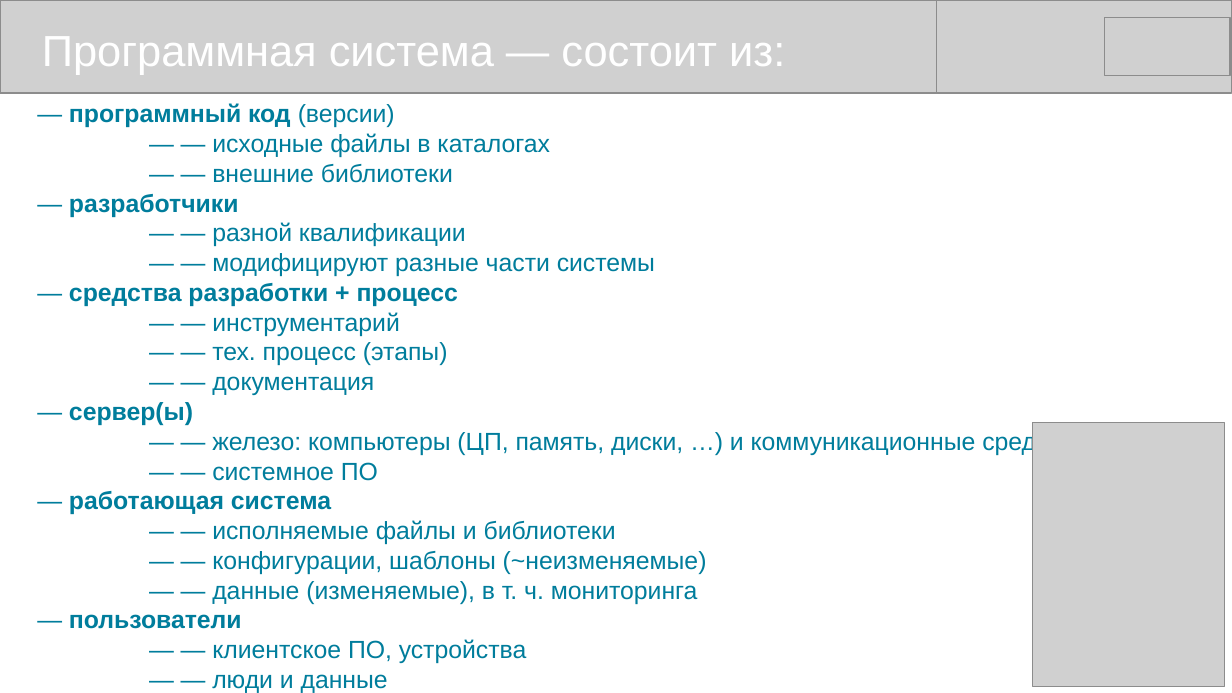
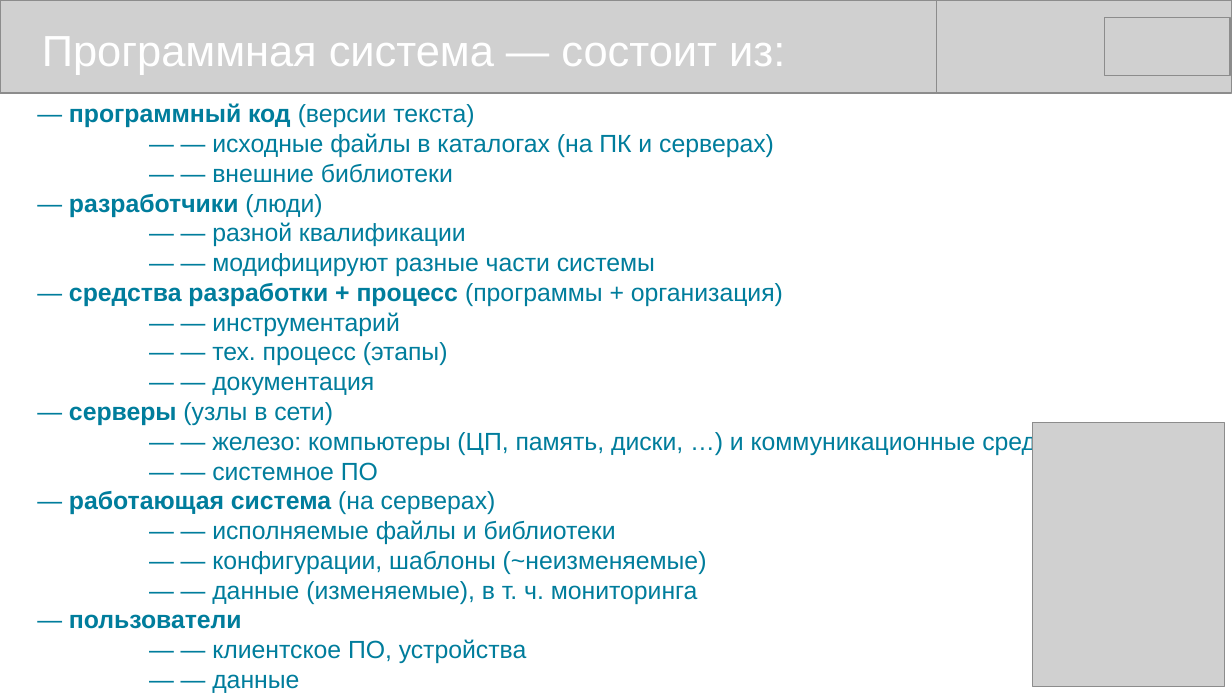
Before and after one commit to mike-shock/Go_language, a slide deck: slide 2 of view/Go_View.odp. Drawn at 1232x693 pixels with LibreOffice and Linux fonts; fonts in the diff are those of the drawing; grey boxes stand for pictures. Boxes give left, top, right and bottom in pixels: in the first picture for what was removed or moved away, otherwise in the second. Text is boxed around its words. In the diff, an @@ line names an element or a change of style, - is before the commit and + after.

```diff
--- a/view/Go_View.odp
+++ b/view/Go_View.odp
@@ text at (69, 103, 774, 157): text changed @@
-— программный код (версии)
-— — исходные файлы в каталогах
+— программный код (версии текста)
+— — исходные файлы в каталогах (на ПК и серверах)
@@ text at (69, 194, 322, 217): text changed @@
-— разработчики
+— разработчики (люди)
@@ text at (69, 283, 783, 306): text changed @@
-— средства разработки + процесс
+— средства разработки + процесс (программы + организация)
@@ text at (69, 402, 333, 425): text changed; bold off @@
-— сервер(ы)
+— серверы (узлы в сети)
@@ text at (69, 491, 496, 514): text changed @@
-— работающая система
+— работающая система (на серверах)
@@ text at (212, 674, 299, 693): text changed @@
-— — люди и данные
+— — данные
+— — люди
```
Also in this commit, not shown: 10 other slides changed.
